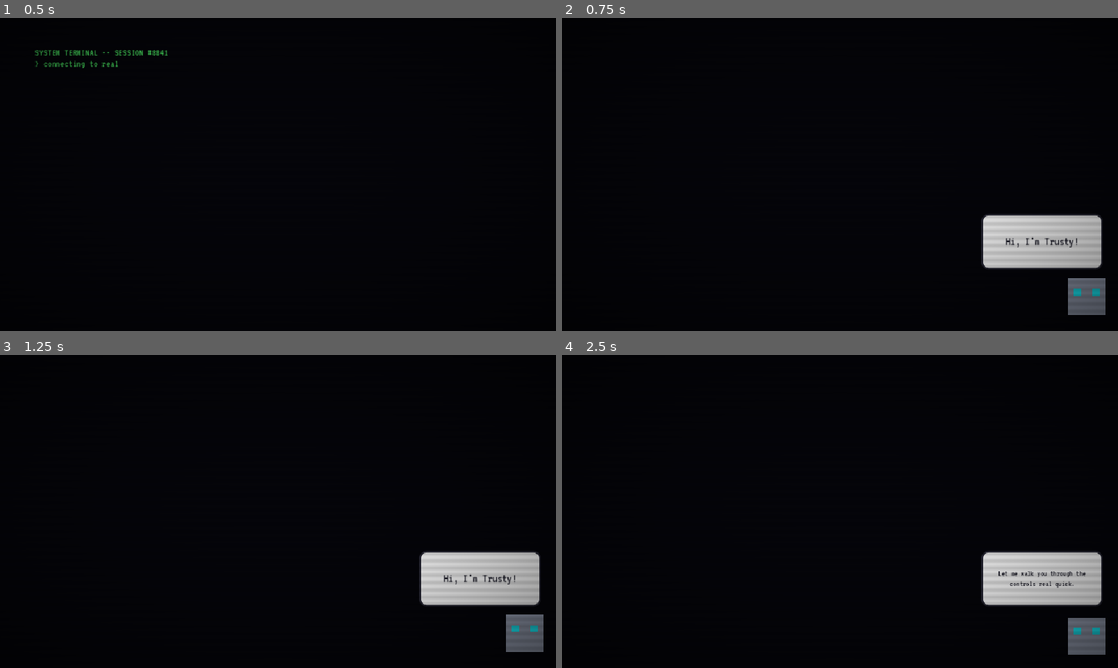
Above: before the commit, frames 1-4 (two rows, left to right).
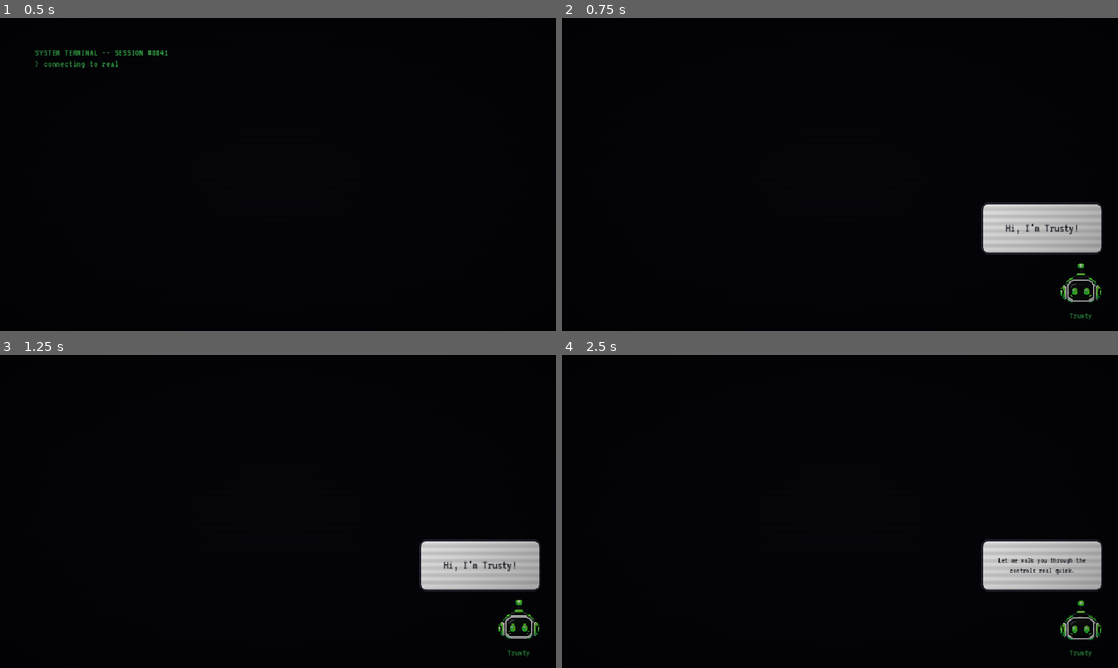
Above: after the commit, the same moments.

Repository: anamarta49/with-a-little-help-from-my-bot-friend
Game: Godot game, scene res://scenes/Intro.tscn
Same seed, same stepped clock (60 frames per second), same inputs: the game is played once before the commit and once after it.
Inputs:
- Up to frame 1 (0.5 s): no input
- Up to frame 2 (0.75 s): tap Enter (ui_accept) at 0.5 s; hold Enter (ui_accept) from 0.53 s (still down)
- Up to frame 3 (1.25 s): keep holding Enter (ui_accept); tap Space (jump) at 0.77 s
- Up to frame 4 (2.5 s): release Enter (ui_accept) at 1.28 s; tap Down (crouch) at 1.35 s; tap Space (jump) at 1.52 s; tap Enter (ui_accept) at 1.55 s; hold Enter (ui_accept) from 2.03 s (still down)

Frame 1 is identical in both runs. In frame 2, 3.2% of the frame differs, in the area x 75-98%, y 58-97%; in frame 3, 3.2%; in frame 4, 3.4%.

Commit message:
tip, pause, trusty avatar

Diff:
--- a/project.godot
+++ b/project.godot
@@ -51,6 +51,12 @@
 "events": [Object(InputEventKey,"resource_local_to_scene":false,"resource_name":"","device":-1,"window_id":0,"alt_press …(192 unchanged characters)…
 ]
 }
+pause={
+"deadzone": 0.5,
+"events": [Object(InputEventKey,"resource_local_to_scene":false,"resource_name":"","device":-1,"window_id":0,"alt_pressed":false,"shift_pressed":false,"ctrl_pressed":false,"meta_pressed":false,"pressed":false,"keycode":80,"physical_keycode":0,"key_label":0,"unicode":112,"location":0,"echo":false,"script":null)
+, Object(InputEventKey,"resource_local_to_scene":false,"resource_name":"","device":-1,"window_id":0,"alt_pressed":false,"shift_pressed":false,"ctrl_pressed":false,"meta_pressed":false,"pressed":false,"keycode":4194305,"physical_keycode":0,"key_label":0,"unicode":0,"location":0,"echo":false,"script":null)
+]
+}
 
 [physics]
 
--- a/scenes/Intro.tscn
+++ b/scenes/Intro.tscn
@@ -157,7 +157,7 @@
 anchor_right = 1.0
 anchor_bottom = 1.0
 offset_left = -236.0
-offset_top = -202.0
+offset_top = -222.0
 offset_right = -16.0
 offset_bottom = -16.0
 visible = false
--- a/scenes/Main.tscn
+++ b/scenes/Main.tscn
@@ -1,27 +1,32 @@
-[gd_scene load_steps=9 format=3 uid="uid://fmain01"]
-
-[ext_resource type="Script" path="res://scripts/Main.gd" id="1"]
+[gd_scene format=3 uid="uid://fmain01"]
+
+[ext_resource type="Script" uid="uid://pq32x80jqai6" path="res://scripts/Main.gd" id="1"]
 [ext_resource type="PackedScene" uid="uid://b2xplayer01" path="res://scenes/Player.tscn" id="2"]
 [ext_resource type="PackedScene" uid="uid://gnarrator01" path="res://scenes/Narrator.tscn" id="3"]
 [ext_resource type="PackedScene" uid="uid://parallaxbg01" path="res://scenes/ParallaxBG.tscn" id="4"]
-[ext_resource type="Shader" path="res://shaders/crt_overlay.gdshader" id="5"]
-[ext_resource type="Script" path="res://scripts/NewHighScoreBanner.gd" id="6"]
-[ext_resource type="PackedScene" path="res://scenes/SkullIcon.tscn" id="7"]
+[ext_resource type="Shader" uid="uid://mkkxkkelp4d1" path="res://shaders/crt_overlay.gdshader" id="5"]
+[ext_resource type="Script" uid="uid://djlptfewdk0k8" path="res://scripts/NewHighScoreBanner.gd" id="6"]
+[ext_resource type="PackedScene" uid="uid://skullicon01" path="res://scenes/SkullIcon.tscn" id="7"]
+[ext_resource type="PackedScene" path="res://scenes/TipIcon.tscn" id="8"]
 
 [sub_resource type="ShaderMaterial" id="CrtMat"]
 shader = ExtResource("5")
-
-[node name="Main" type="Node2D"]
+shader_parameter/vignette_strength = 1.1
+shader_parameter/scanline_strength = 0.12
+shader_parameter/scanline_count = 270.0
+shader_parameter/funky_strength = 0.0
+
+[node name="Main" type="Node2D" unique_id=1286667774]
 script = ExtResource("1")
 
-[node name="ParallaxBG" parent="." instance=ExtResource("4")]
-
-[node name="Player" parent="." instance=ExtResource("2")]
+[node name="ParallaxBG" parent="." unique_id=1449101334 instance=ExtResource("4")]
+
+[node name="Player" parent="." unique_id=1372509953 instance=ExtResource("2")]
 position = Vector2(100, 0)
 
-[node name="UI" type="CanvasLayer" parent="."]
-
-[node name="HallucinationsLabel" type="Label" parent="UI"]
+[node name="UI" type="CanvasLayer" parent="." unique_id=1528714643]
+
+[node name="HallucinationsLabel" type="Label" parent="UI" unique_id=1706427450]
 offset_left = 16.0
 offset_top = 12.0
 offset_right = 360.0
@@ -29,7 +34,7 @@
 theme_override_font_sizes/font_size = 28
 text = "Hallucinations Caught: 0"
 
-[node name="HighScoreLabel" type="Label" parent="UI"]
+[node name="HighScoreLabel" type="Label" parent="UI" unique_id=1054183706]
 offset_left = 16.0
 offset_top = 50.0
 offset_right = 260.0
@@ -37,37 +42,52 @@
 theme_override_font_sizes/font_size = 20
 text = "Best: 0"
 
-[node name="ScoreLabel" type="Label" parent="UI"]
+[node name="ScoreLabel" type="Label" parent="UI" unique_id=999238636]
 offset_left = 16.0
 offset_top = 78.0
 offset_right = 220.0
 offset_bottom = 98.0
+theme_override_colors/font_color = Color(0.8, 0.8, 0.8, 1)
 theme_override_font_sizes/font_size = 16
-theme_override_colors/font_color = Color(0.8, 0.8, 0.8, 1)
 text = "Progress: 0"
 
-[node name="LooseHallucinationsLabel" type="Label" parent="UI"]
+[node name="LooseHallucinationsLabel" type="Label" parent="UI" unique_id=1987318530]
 visible = false
 offset_left = 16.0
 offset_top = 102.0
 offset_right = 340.0
 offset_bottom = 130.0
+theme_override_colors/font_color = Color(0.95, 0.1, 0.15, 1)
 theme_override_font_sizes/font_size = 20
-theme_override_colors/font_color = Color(0.95, 0.1, 0.15, 1)
 text = "Missed Hallucinations: 0"
 
-[node name="Narrator" parent="UI" instance=ExtResource("3")]
+[node name="KeyInfoLabel" type="Label" parent="UI" unique_id=1082380490]
+anchors_preset = 1
+anchor_left = 1.0
+anchor_right = 1.0
+offset_left = -220.0
+offset_top = 12.0
+offset_right = -8.0
+offset_bottom = 32.0
+theme_override_colors/font_color = Color(0.7, 0.7, 0.7, 1)
+theme_override_font_sizes/font_size = 14
+text = "P / ESC: Pause"
+horizontal_alignment = 2
+
+[node name="Narrator" parent="UI" unique_id=1531612603 instance=ExtResource("3")]
+layout_mode = 3
 anchors_preset = 3
 anchor_left = 1.0
 anchor_top = 1.0
 anchor_right = 1.0
 anchor_bottom = 1.0
 offset_left = -236.0
-offset_top = -202.0
+offset_top = -222.0
 offset_right = -16.0
 offset_bottom = -16.0
 
-[node name="GameOverPanel" type="Panel" parent="UI"]
+[node name="GameOverPanel" type="Panel" parent="UI" unique_id=493001922]
+visible = false
 anchors_preset = 8
 anchor_left = 0.5
 anchor_top = 0.5
@@ -77,23 +97,108 @@
 offset_top = -100.0
 offset_right = 200.0
 offset_bottom = 100.0
-visible = false
-
-[node name="NewHighScoreBanner" type="Control" parent="UI"]
-visible = false
-anchor_left = 0.5
-anchor_top = 0.5
-anchor_right = 0.5
-anchor_bottom = 0.5
-offset_left = 0.0
+
+[node name="VBoxContainer" type="VBoxContainer" parent="UI/GameOverPanel" unique_id=812615740]
+layout_mode = 1
+anchors_preset = 8
+anchor_left = 0.5
+anchor_top = 0.5
+anchor_right = 0.5
+anchor_bottom = 0.5
+offset_left = -180.0
+offset_top = -80.0
+offset_right = 180.0
+offset_bottom = 80.0
+grow_horizontal = 2
+grow_vertical = 2
+alignment = 1
+
+[node name="TitleLabel" type="Label" parent="UI/GameOverPanel/VBoxContainer" unique_id=1784101284]
+layout_mode = 2
+theme_override_font_sizes/font_size = 28
+text = "Game Over"
+horizontal_alignment = 1
+
+[node name="FinalScoreLabel" type="Label" parent="UI/GameOverPanel/VBoxContainer" unique_id=1817645579]
+layout_mode = 2
+theme_override_font_sizes/font_size = 22
+text = "Hallucinations Caught: 0   Best: 0"
+horizontal_alignment = 1
+autowrap_mode = 2
+
+[node name="FinalProgressLabel" type="Label" parent="UI/GameOverPanel/VBoxContainer" unique_id=738782616]
+layout_mode = 2
+theme_override_colors/font_color = Color(0.7, 0.7, 0.7, 1)
+theme_override_font_sizes/font_size = 14
+text = "Progress: 0"
+horizontal_alignment = 1
+
+[node name="RestartButton" type="Button" parent="UI/GameOverPanel/VBoxContainer" unique_id=1469537773]
+layout_mode = 2
+text = "Restart (R)"
+
+[node name="PauseOverlay" type="Panel" parent="UI" unique_id=369767182]
+visible = false
+anchors_preset = 8
+anchor_left = 0.5
+anchor_top = 0.5
+anchor_right = 0.5
+anchor_bottom = 0.5
+offset_left = -160.0
+offset_top = -80.0
+offset_right = 160.0
+offset_bottom = 80.0
+
+[node name="VBoxContainer" type="VBoxContainer" parent="UI/PauseOverlay" unique_id=1315112050]
+layout_mode = 1
+anchors_preset = 8
+anchor_left = 0.5
+anchor_top = 0.5
+anchor_right = 0.5
+anchor_bottom = 0.5
+offset_left = -140.0
+offset_top = -60.0
+offset_right = 140.0
+offset_bottom = 60.0
+grow_horizontal = 2
+grow_vertical = 2
+theme_override_constants/separation = 12
+alignment = 1
+
+[node name="TitleLabel" type="Label" parent="UI/PauseOverlay/VBoxContainer" unique_id=1614576027]
+layout_mode = 2
+theme_override_font_sizes/font_size = 28
+text = "Paused"
+horizontal_alignment = 1
+
+[node name="HintLabel" type="Label" parent="UI/PauseOverlay/VBoxContainer" unique_id=397736384]
+layout_mode = 2
+theme_override_colors/font_color = Color(0.7, 0.7, 0.7, 1)
+theme_override_font_sizes/font_size = 16
+text = "Press P or ESC to resume"
+horizontal_alignment = 1
+
+[node name="ResumeButton" type="Button" parent="UI/PauseOverlay/VBoxContainer" unique_id=1872863030]
+layout_mode = 2
+text = "Resume"
+
+[node name="NewHighScoreBanner" type="Control" parent="UI" unique_id=1395710746]
+visible = false
+layout_mode = 3
+anchors_preset = 8
+anchor_left = 0.5
+anchor_top = 0.5
+anchor_right = 0.5
+anchor_bottom = 0.5
 offset_top = -150.0
-offset_right = 0.0
 offset_bottom = -150.0
 mouse_filter = 2
 script = ExtResource("6")
 
-[node name="SystemCorruptedBanner" type="Control" parent="UI"]
-visible = false
+[node name="SystemCorruptedBanner" type="Control" parent="UI" unique_id=447324706]
+visible = false
+layout_mode = 3
+anchors_preset = 8
 anchor_left = 0.5
 anchor_top = 0.5
 anchor_right = 0.5
@@ -104,7 +209,7 @@
 offset_bottom = -210.0
 mouse_filter = 2
 
-[node name="VBox" type="VBoxContainer" parent="UI/SystemCorruptedBanner"]
+[node name="VBox" type="VBoxContainer" parent="UI/SystemCorruptedBanner" unique_id=1075283210]
 layout_mode = 1
 anchors_preset = 8
 anchor_left = 0.5
@@ -115,60 +220,68 @@
 offset_top = -34.0
 offset_right = 160.0
 offset_bottom = 34.0
+grow_horizontal = 2
+grow_vertical = 2
 alignment = 1
 
-[node name="Skull" parent="UI/SystemCorruptedBanner/VBox" instance=ExtResource("7")]
+[node name="Skull" parent="UI/SystemCorruptedBanner/VBox" unique_id=829847712 instance=ExtResource("7")]
 layout_mode = 2
 size_flags_horizontal = 4
 
-[node name="Label" type="Label" parent="UI/SystemCorruptedBanner/VBox"]
-layout_mode = 2
-horizontal_alignment = 1
+[node name="Label" type="Label" parent="UI/SystemCorruptedBanner/VBox" unique_id=424514879]
+layout_mode = 2
+theme_override_colors/font_color = Color(0.95, 0.1, 0.1, 1)
 theme_override_font_sizes/font_size = 32
-theme_override_colors/font_color = Color(0.95, 0.1, 0.1, 1)
 text = "SYSTEM CORRUPTED - ERROR_000VT4 - You have failed to contain the hallucinations."
-
-[node name="VBoxContainer" type="VBoxContainer" parent="UI/GameOverPanel"]
-layout_mode = 1
-anchors_preset = 8
-anchor_left = 0.5
-anchor_top = 0.5
-anchor_right = 0.5
-anchor_bottom = 0.5
-offset_left = -180.0
-offset_top = -80.0
-offset_right = 180.0
-offset_bottom = 80.0
-alignment = 1
-
-[node name="TitleLabel" type="Label" parent="UI/GameOverPanel/VBoxContainer"]
-layout_mode = 2
-horizontal_alignment = 1
-theme_override_font_sizes/font_size = 28
-text = "Game Over"
-
-[node name="FinalScoreLabel" type="Label" parent="UI/GameOverPanel/VBoxContainer"]
-layout_mode = 2
-horizontal_alignment = 1
-autowrap_mode = 2
-theme_override_font_sizes/font_size = 22
-text = "Hallucinations Caught: 0   Best: 0"
-
-[node name="FinalProgressLabel" type="Label" parent="UI/GameOverPanel/VBoxContainer"]
-layout_mode = 2
-horizontal_alignment = 1
-theme_override_font_sizes/font_size = 14
-theme_override_colors/font_color = Color(0.7, 0.7, 0.7, 1)
-text = "Progress: 0"
-
-[node name="RestartButton" type="Button" parent="UI/GameOverPanel/VBoxContainer"]
-layout_mode = 2
-text = "Restart (R)"
-
-[node name="CrtOverlay" type="CanvasLayer" parent="."]
+horizontal_alignment = 1
+
+[node name="TipOverlay" type="Panel" parent="UI" unique_id=1663179772]
+visible = false
+clip_contents = true
+anchors_preset = 8
+anchor_left = 0.5
+anchor_top = 0.5
+anchor_right = 0.5
+anchor_bottom = 0.5
+offset_left = -460.0
+offset_top = 150.0
+offset_right = 60.0
+offset_bottom = 198.0
+
+[node name="Margin" type="MarginContainer" parent="UI/TipOverlay"]
+layout_mode = 1
+anchors_preset = 15
+anchor_right = 1.0
+anchor_bottom = 1.0
+grow_horizontal = 2
+grow_vertical = 2
+theme_override_constants/margin_left = 14
+theme_override_constants/margin_top = 6
+theme_override_constants/margin_right = 14
+theme_override_constants/margin_bottom = 6
+
+[node name="HBox" type="HBoxContainer" parent="UI/TipOverlay/Margin" unique_id=1231620992]
+layout_mode = 2
+theme_override_constants/separation = 10
+
+[node name="TipIcon" parent="UI/TipOverlay/Margin/HBox" unique_id=1112474428 instance=ExtResource("8")]
+layout_mode = 2
+size_flags_vertical = 4
+
+[node name="TipLabel" type="Label" parent="UI/TipOverlay/Margin/HBox" unique_id=948106641]
+layout_mode = 2
+size_flags_horizontal = 3
+size_flags_vertical = 4
+theme_override_colors/font_color = Color(0.3, 0.95, 0.4, 1)
+theme_override_font_sizes/font_size = 12
+vertical_alignment = 1
+text = "Tip: Trusty can make mistakes. Real obstacles can be confusing for him. But he is very good at spotting Hallucinations."
+autowrap_mode = 3
+
+[node name="CrtOverlay" type="CanvasLayer" parent="." unique_id=231508013]
 layer = 10
 
-[node name="CrtRect" type="ColorRect" parent="CrtOverlay"]
+[node name="CrtRect" type="ColorRect" parent="CrtOverlay" unique_id=1410848034]
 material = SubResource("CrtMat")
 anchors_preset = 15
 anchor_right = 1.0
@@ -177,3 +290,4 @@
 color = Color(0, 0, 0, 1)
 
 [connection signal="pressed" from="UI/GameOverPanel/VBoxContainer/RestartButton" to="." method="_on_restart_button_pressed"]
+[connection signal="pressed" from="UI/PauseOverlay/VBoxContainer/ResumeButton" to="." method="_on_resume_button_pressed"]
--- a/scenes/Narrator.tscn
+++ b/scenes/Narrator.tscn
@@ -1,6 +1,11 @@
-[gd_scene format=3 uid="uid://gnarrator01"]
+[gd_scene load_steps=5 format=3 uid="uid://gnarrator01"]
 
 [ext_resource type="Script" path="res://scripts/Narrator.gd" id="1"]
+[ext_resource type="Texture2D" path="res://sprites/trusty.png" id="2"]
+
+[sub_resource type="AtlasTexture" id="TrustyHead"]
+atlas = ExtResource("2")
+region = Rect2(0, 0, 1254, 988)
 
 [sub_resource type="StyleBoxFlat" id="BubbleStyle"]
 bg_color = Color(1, 1, 1, 0.95)
@@ -16,36 +21,78 @@
 
 [node name="Narrator" type="Control"]
 offset_right = 220.0
-offset_bottom = 186.0
+offset_bottom = 206.0
 mouse_filter = 2
 script = ExtResource("1")
 
-[node name="BotBody" type="ColorRect" parent="."]
-offset_left = 150.0
-offset_top = 116.0
-offset_right = 214.0
-offset_bottom = 180.0
-color = Color(0.55, 0.58, 0.65, 1)
+[node name="BotVisual" type="Control" parent="."]
+offset_left = 124.0
+offset_top = 100.0
+offset_right = 220.0
+offset_bottom = 176.0
+mouse_filter = 2
 
-[node name="BotEyeLeft" type="ColorRect" parent="BotBody"]
-offset_left = 10.0
-offset_top = 18.0
-offset_right = 22.0
-offset_bottom = 30.0
-color = Color(0.1, 0.9, 0.95, 1)
+[node name="BotHalo" type="TextureRect" parent="BotVisual"]
+modulate = Color(0.35, 0.95, 0.45, 0.5)
+offset_left = -2.0
+offset_top = -2.0
+offset_right = 98.0
+offset_bottom = 78.0
+texture = SubResource("TrustyHead")
+expand_mode = 1
+stretch_mode = 5
 
-[node name="BotEyeRight" type="ColorRect" parent="BotBody"]
-offset_left = 42.0
-offset_top = 18.0
-offset_right = 54.0
-offset_bottom = 30.0
-color = Color(0.1, 0.9, 0.95, 1)
+[node name="BotBody" type="TextureRect" parent="BotVisual"]
+offset_right = 96.0
+offset_bottom = 76.0
+texture = SubResource("TrustyHead")
+expand_mode = 1
+stretch_mode = 5
+
+[node name="BotEyeLeftTop" type="ColorRect" parent="BotVisual/BotBody"]
+offset_left = 30.0
+offset_top = 49.0
+offset_right = 42.0
+offset_bottom = 57.0
+color = Color(0.055, 0.058, 0.07, 1)
+
+[node name="BotEyeLeftBottom" type="ColorRect" parent="BotVisual/BotBody"]
+offset_left = 30.0
+offset_top = 57.0
+offset_right = 42.0
+offset_bottom = 65.0
+color = Color(0.055, 0.058, 0.07, 1)
+
+[node name="BotEyeRightTop" type="ColorRect" parent="BotVisual/BotBody"]
+offset_left = 54.0
+offset_top = 49.0
+offset_right = 66.0
+offset_bottom = 57.0
+color = Color(0.055, 0.058, 0.07, 1)
+
+[node name="BotEyeRightBottom" type="ColorRect" parent="BotVisual/BotBody"]
+offset_left = 54.0
+offset_top = 57.0
+offset_right = 66.0
+offset_bottom = 65.0
+color = Color(0.055, 0.058, 0.07, 1)
+
+[node name="NameLabel" type="Label" parent="."]
+offset_left = 124.0
+offset_top = 186.0
+offset_right = 220.0
+offset_bottom = 206.0
+theme_override_font_sizes/font_size = 16
+theme_override_colors/font_color = Color(0.3, 0.95, 0.4, 1)
+horizontal_alignment = 1
+vertical_alignment = 1
+text = "Trusty"
 
 [node name="SpeechBubble" type="Panel" parent="."]
 offset_left = 0.0
 offset_top = 0.0
 offset_right = 210.0
-offset_bottom = 96.0
+offset_bottom = 90.0
 theme_override_styles/panel = SubResource("BubbleStyle")
 
 [node name="MarginContainer" type="MarginContainer" parent="SpeechBubble"]
--- /dev/null
+++ b/scenes/TipIcon.tscn
@@ -0,0 +1,28 @@
+[gd_scene load_steps=2 format=3]
+
+[sub_resource type="StyleBoxFlat" id="TipIconStyle"]
+bg_color = Color(0.08, 0.08, 0.1, 0.95)
+border_width_left = 2
+border_width_top = 2
+border_width_right = 2
+border_width_bottom = 2
+border_color = Color(0.3, 0.95, 0.4, 1)
+corner_radius_top_left = 14
+corner_radius_top_right = 14
+corner_radius_bottom_right = 14
+corner_radius_bottom_left = 14
+
+[node name="TipIcon" type="Panel"]
+custom_minimum_size = Vector2(26, 26)
+theme_override_styles/panel = SubResource("TipIconStyle")
+
+[node name="Label" type="Label" parent="."]
+layout_mode = 1
+anchors_preset = 15
+anchor_right = 1.0
+anchor_bottom = 1.0
+theme_override_colors/font_color = Color(0.3, 0.95, 0.4, 1)
+theme_override_font_sizes/font_size = 18
+horizontal_alignment = 1
+vertical_alignment = 1
+text = "!"
--- a/scripts/Main.gd
+++ b/scripts/Main.gd
@@ -50,6 +50,8 @@
 @onready var high_score_label: Label = $UI/HighScoreLabel
 @onready var loose_label: Label = $UI/LooseHallucinationsLabel
 @onready var game_over_panel: Control = $UI/GameOverPanel
+@onready var tip_overlay: Control = $UI/TipOverlay
+@onready var pause_overlay: Control = $UI/PauseOverlay
 @onready var new_high_score_banner: Control = $UI/NewHighScoreBanner
 @onready var system_corrupted_banner: Control = $UI/SystemCorruptedBanner
 @onready var final_score_label: Label = $UI/GameOverPanel/VBoxContainer/FinalScoreLabel
@@ -69,6 +71,7 @@
 var _incoherent_timer: Timer
 var _system_corrupted: bool = false
 var _corruption_flash_tween: Tween
+var is_paused: bool = false
 
 func _ready() -> void:
 	rng.randomize()
@@ -104,12 +107,15 @@
 	player.reset()
 	Game.start_run()
 	game_over_panel.visible = false
+	tip_overlay.visible = false
 	new_high_score_banner.hide_banner()
 	system_corrupted_banner.visible = false
 	_system_corrupted = false
 	if _corruption_flash_tween and _corruption_flash_tween.is_valid():
 		_corruption_flash_tween.kill()
 	system_corrupted_banner.modulate = Color(1, 1, 1, 1)
+	pause_overlay.visible = false
+	is_paused = false
 	_on_progress_changed(0)
 	_on_hallucinations_changed(0)
 	_reset_loose_ui()
@@ -117,7 +123,7 @@
 		_spawn_tile()
 
 func _process(delta: float) -> void:
-	if not Game.is_playing:
+	if not Game.is_playing or is_paused:
 		return
 
 	while next_spawn_x < player.global_position.x + spawn_ahead:
@@ -284,6 +290,7 @@
 	]
 	final_progress_label.text = "Progress: %d" % final_progress
 	game_over_panel.visible = true
+	tip_overlay.visible = true
 	_stop_funky_effects()
 	if _system_corrupted:
 		narrator.say_text("Sorry, I got nervous", 0.0)
@@ -302,8 +309,21 @@
 		new_high_score_banner.hide_banner()
 
 func _unhandled_input(event: InputEvent) -> void:
-	if game_over_panel.visible and event.is_action_pressed("restart"):
+	if game_over_panel.visible and (event.is_action_pressed("restart") or event.is_action_pressed("ui_accept")):
 		start_game()
+		return
+	if event.is_action_pressed("pause") and Game.is_playing and not game_over_panel.visible:
+		_toggle_pause()
+
+func _toggle_pause() -> void:
+	is_paused = not is_paused
+	pause_overlay.visible = is_paused
+	player.set_paused(is_paused)
+	if _incoherent_timer:
+		_incoherent_timer.paused = is_paused
+
+func _on_resume_button_pressed() -> void:
+	_toggle_pause()
 
 func _on_restart_button_pressed() -> void:
 	start_game()
--- a/scripts/Narrator.gd
+++ b/scripts/Narrator.gd
@@ -4,9 +4,11 @@
 @onready var bubble: Panel = $SpeechBubble
 @onready var label: Label = $SpeechBubble/MarginContainer/Label
 @onready var hide_timer: Timer = $HideTimer
-@onready var bot_body: ColorRect = $BotBody
-@onready var eye_left: ColorRect = $BotBody/BotEyeLeft
-@onready var eye_right: ColorRect = $BotBody/BotEyeRight
+@onready var bot_visual: Control = $BotVisual
+@onready var eye_left_top: ColorRect = $BotVisual/BotBody/BotEyeLeftTop
+@onready var eye_left_bottom: ColorRect = $BotVisual/BotBody/BotEyeLeftBottom
+@onready var eye_right_top: ColorRect = $BotVisual/BotBody/BotEyeRightTop
+@onready var eye_right_bottom: ColorRect = $BotVisual/BotBody/BotEyeRightBottom
 
 const ACTION_TEXT := {
 	"jump": "Jump!",
@@ -31,9 +33,16 @@
 	bubble.visible = false
 	hide_timer.one_shot = true
 	hide_timer.timeout.connect(_on_hide_timer_timeout)
-	_bot_base_y = bot_body.position.y
-	eye_left.pivot_offset = eye_left.size / 2.0
-	eye_right.pivot_offset = eye_right.size / 2.0
+	_bot_base_y = bot_visual.position.y
+	# Top eyelids pivot on their own top edge (stay put, grow downward);
+	# bottom eyelids pivot on their own bottom edge (stay put, grow upward) --
+	# together they close "from the outer edges" toward the middle, like real eyelids.
+	eye_left_top.pivot_offset = Vector2(eye_left_top.size.x / 2.0, 0.0)
+	eye_left_bottom.pivot_offset = Vector2(eye_left_bottom.size.x / 2.0, eye_left_bottom.size.y)
+	eye_right_top.pivot_offset = Vector2(eye_right_top.size.x / 2.0, 0.0)
+	eye_right_bottom.pivot_offset = Vector2(eye_right_bottom.size.x / 2.0, eye_right_bottom.size.y)
+	# Eyes start fully open: eyelid covers collapsed to nothing.
+	_set_eyelids_scale(0.0)
 	_start_idle_bob()
 	_start_blinking()
 
@@ -41,9 +50,9 @@
 func _start_idle_bob() -> void:
 	var tween := create_tween()
 	tween.set_loops()
-	tween.tween_property(bot_body, "position:y", _bot_base_y - 6.0, 1.1) \
+	tween.tween_property(bot_visual, "position:y", _bot_base_y - 3.0, 1.1) \
 		.set_trans(Tween.TRANS_SINE).set_ease(Tween.EASE_IN_OUT)
-	tween.tween_property(bot_body, "position:y", _bot_base_y, 1.1) \
+	tween.tween_property(bot_visual, "position:y", _bot_base_y, 1.1) \
 		.set_trans(Tween.TRANS_SINE).set_ease(Tween.EASE_IN_OUT)
 
 ## Occasional quick blink (eyes squash flat then back) at random intervals.
@@ -57,12 +66,18 @@
 func _schedule_next_blink() -> void:
 	_blink_timer.start(randf_range(2.0, 5.0))
 
+func _set_eyelids_scale(value: float) -> void:
+	eye_left_top.scale.y = value
+	eye_left_bottom.scale.y = value
+	eye_right_top.scale.y = value
+	eye_right_bottom.scale.y = value
+
+## Occasional quick blink: the eyelid-colored covers grow from the top and
+## bottom edges of each eye to meet in the middle, then shrink back open.
 func _do_blink() -> void:
 	var tween := create_tween()
-	tween.tween_property(eye_left, "scale:y", 0.1, 0.06)
-	tween.parallel().tween_property(eye_right, "scale:y", 0.1, 0.06)
-	tween.tween_property(eye_left, "scale:y", 1.0, 0.08)
-	tween.parallel().tween_property(eye_right, "scale:y", 1.0, 0.08)
+	tween.tween_method(_set_eyelids_scale, 0.0, 1.0, 0.06)
+	tween.tween_method(_set_eyelids_scale, 1.0, 0.0, 0.08)
 	_schedule_next_blink()
 
 func say(action: String, duration: float = 1.4) -> void:
--- a/scripts/Player.gd
+++ b/scripts/Player.gd
@@ -35,6 +35,7 @@
 var gravity: float = ProjectSettings.get_setting("physics/2d/default_gravity")
 var is_crouching: bool = false
 var is_dead: bool = false
+var is_paused: bool = false
 var _was_on_floor: bool = true
 var _bob_time: float = 0.0
 var _squash_tween: Tween
@@ -55,6 +56,7 @@
 
 func reset() -> void:
 	is_dead = false
+	is_paused = false
 	velocity = Vector2.ZERO
 	global_position = Vector2(100, 0)
 	_was_on_floor = true
@@ -69,7 +71,7 @@
 	set_ambient_shake(false)
 
 func _physics_process(delta: float) -> void:
-	if is_dead:
+	if is_dead or is_paused:
 		return
 
 	velocity.y += gravity * delta
@@ -172,6 +174,9 @@
 	_ambient_shake = active
 	if not active and not (_shake_tween and _shake_tween.is_valid() and _shake_tween.is_running()):
 		camera.offset = _camera_base_offset
+
+func set_paused(value: bool) -> void:
+	is_paused = value
 
 func _update_ambient_shake() -> void:
 	if not _ambient_shake:
Binary file added: sprites/trusty.png
Not shown, added: sprites/trusty.png.import
